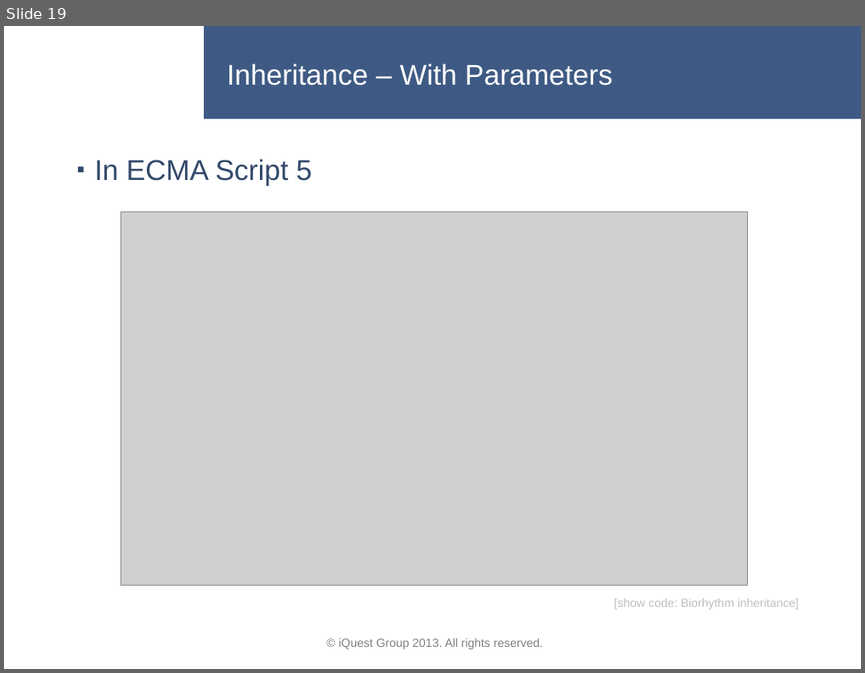
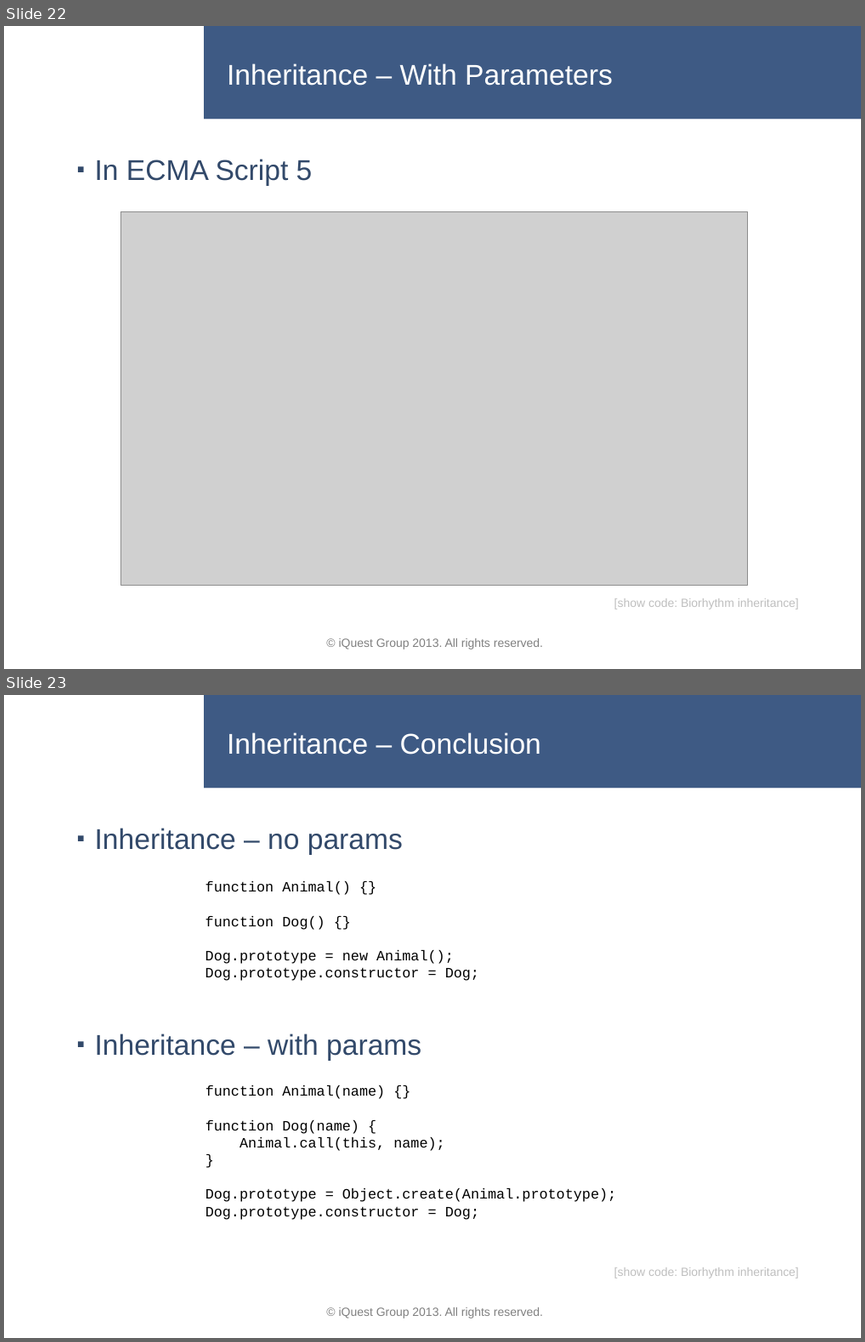
Before and after one commit to lastunicorn/BioCalcJs, a slide deck: doc/BioCalc Presentation.pptx. Shown one above the other, each under a label of ours: slide 19 before the commit, slides 22 and 23 after it. The pictures are 865x673 and 865x1342 pixels, drawn with LibreOffice and Linux fonts; fonts in the diff are those of the drawing; grey boxes stand for pictures; background and template pictures are left out. Boxes give left, top, right and bottom in pixels: in the first picture for what was removed or moved away, otherwise in the second. Text is boxed around its words. In the diff, an @@ line names an element or a change of style, - is before the commit and + after.

Commit message:
i reduced the presentation. i cut it after the inheritance. i also created a helper function that sets the prototype property and constructor on a function.

```diff
--- a/doc/BioCalc Presentation.pptx
+++ b/doc/BioCalc Presentation.pptx
@@ slide 23 added at box(4, 695, 861, 1338), background #FFFFFF; not listed: 3 template elements that a slide beside it also shows @@
@@ title added at box(227, 732, 541, 755), 24 pt, text #FFFFFF @@
+Inheritance – Conclusion
@@ text added at box(95, 828, 403, 855), 24 pt, text #32496A @@
+▪ Inheritance – no params
@@ text added at box(205, 881, 479, 981), 12 pt, text #000000 @@
+function Animal() {}
+function Dog() {}
+Dog.prototype = new Animal();
+Dog.prototype.constructor = Dog;
@@ text added at box(95, 1033, 421, 1061), 24 pt, text #32496A @@
+▪ Inheritance – with params
@@ text added at box(205, 1085, 616, 1219), 12 pt, text #000000 @@
+function Animal(name) {}
+function Dog(name) {
+Animal.call(this, name);
+}
+Dog.prototype = Object.create(Animal.prototype);
+Dog.prototype.constructor = Dog;
@@ text added at box(614, 1267, 799, 1278), 10 pt, text #BFBFBF @@
+[show code: Biorhythm inheritance]
@@ text added at box(412, 1307, 442, 1315), 10 pt, text #808080 @@
+© iQuest Group 2013. All rights reserved.
@@ what was slide 19 is now slide 22 @@
```
Also in this commit, not shown: 12 slides changed, 1 other slide added, 7 slides removed, 3 other files.
